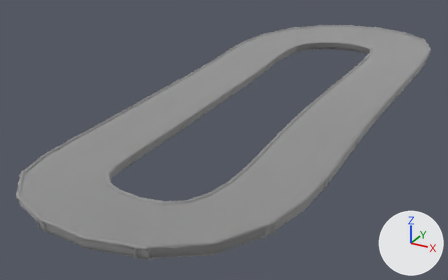
A saved change to the Blender file road.blend.
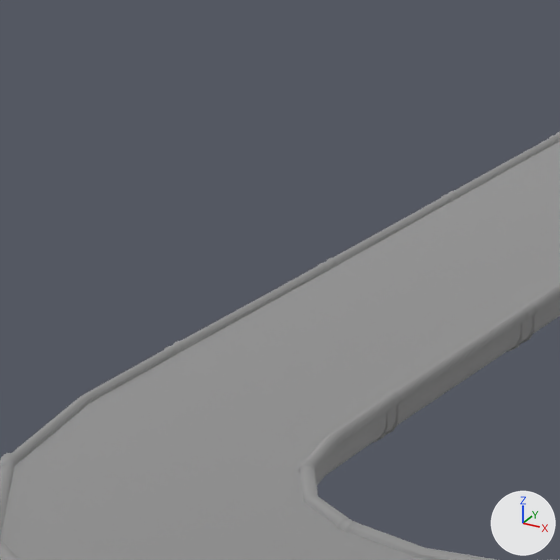
Each version is shown whole from a 50 mm camera at (49.4, -59.5, 33.1) aimed at (7.7, 16.3, -4.8), then close up on the part from 5% to 40% of the width and 15% to 72% of the height. Every picture has the same lights, and +X, +Y and +Z are marked at lower right.

Names of what the first close-up shows: 'sky_floor_lod1'.
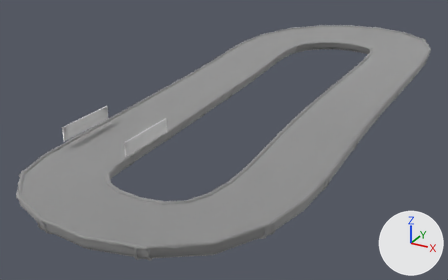
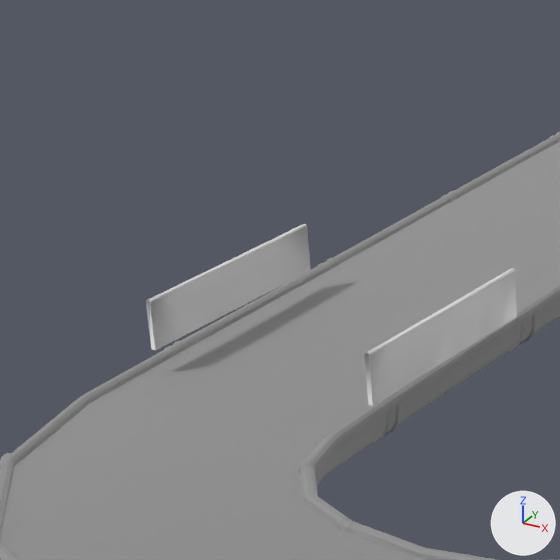
Edits to the scene script, one JSON object a line:
```json
{"op": "add", "block": "mat_material_001", "code": ["mat_material_001 = principled_material('Material.001')", "mat_material_001.base_color = (0.8, 0.8, 0.8)  # white #e7e7e7"]}
{"op": "add", "block": "me_mesh_001", "code": ["me_mesh_001 = bpy.data.meshes.new('Mesh.001')", "me_mesh_001.from_pydata(...)  # 120 vertices, 104 faces; spans x -5.1..5.1, y -4.14..5.0, z 0.15..2.15", "me_mesh_001.materials.append(mat_material_001)  # white #e7e7e7"]}
{"op": "add", "block": "ob_sky_floor_lod1_001", "code": ["ob_sky_floor_lod1_001 = bpy.data.objects.new('sky_floor_lod1.001', me_mesh_001)", "ob_sky_floor_lod1_001.location = (0.0, 0.0, 0.0)"]}
```

Boxes (x1, y1, x2, y2) around the edits, measured in the close-ups (560 x 560 px):
```json
{"object": "sky_floor_lod1.001", "change": "added", "after": [146, 224, 517, 406]}
```
